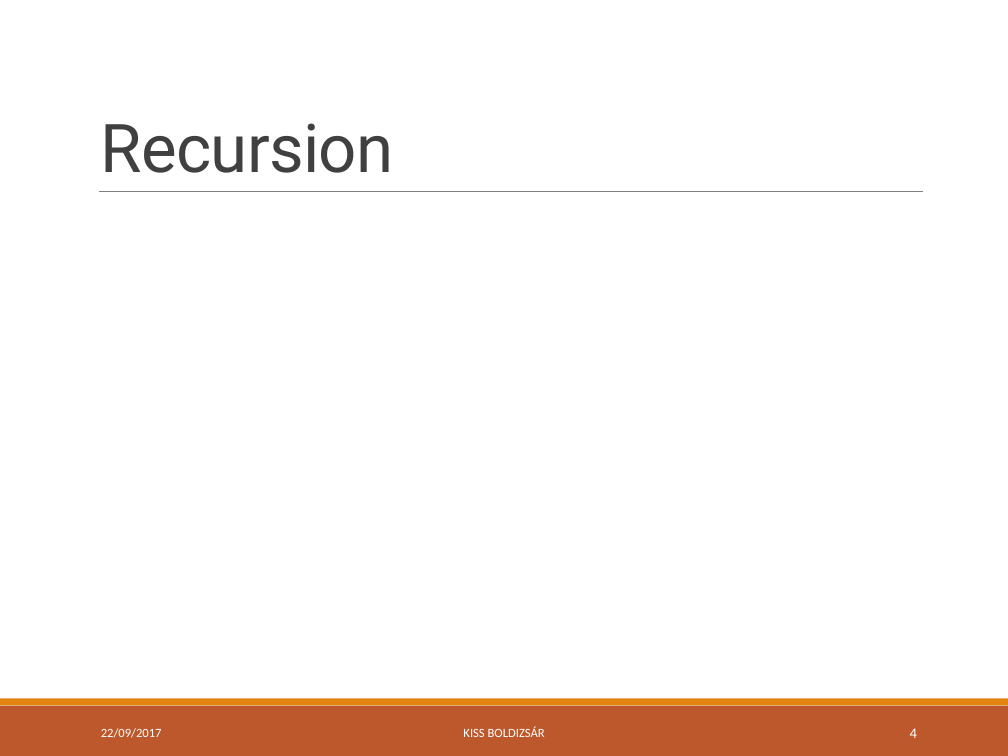
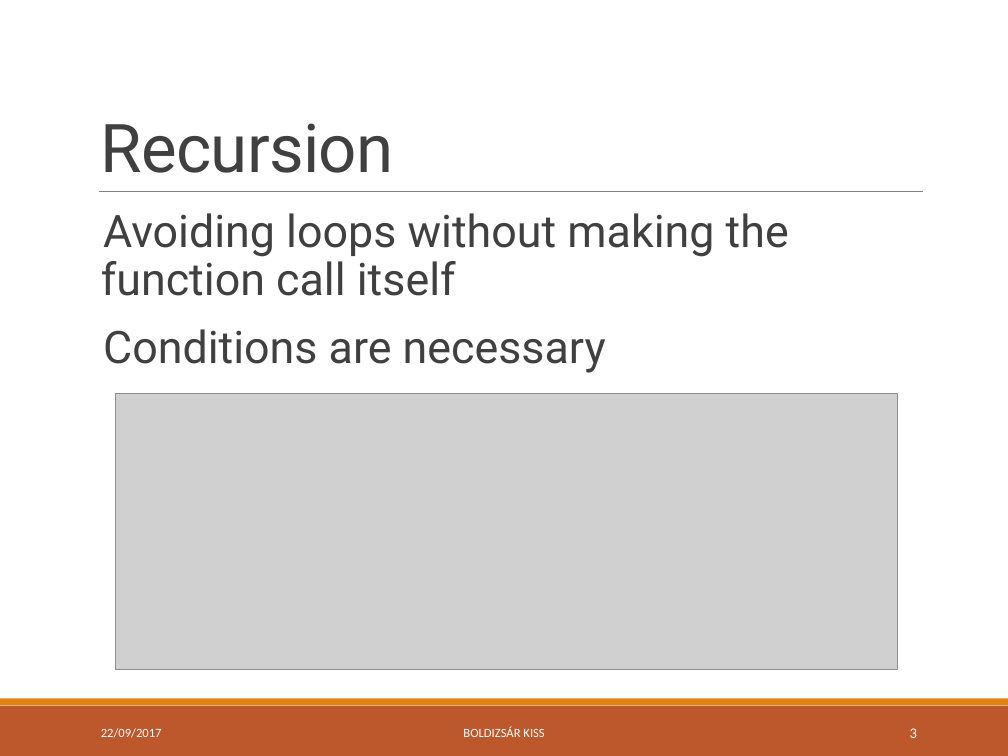
Before and after one commit to green-fox-academy/bpo106, a slide deck: slide 3 of week03/day05/demo/ppt-w03.pptx (slide 4 before the commit). Drawn at 1008x756 pixels with LibreOffice and Linux fonts; fonts in the diff are those of the drawing; grey boxes stand for pictures. Boxes give left, top, right and bottom in pixels: in the first picture for what was removed or moved away, otherwise in the second. Text is boxed around its words. In the diff, an @@ line names an element or a change of style, - is before the commit and + after.

```diff
--- a/week03/day05/demo/ppt-w03.pptx
+++ b/week03/day05/demo/ppt-w03.pptx
@@ text added at box(101, 213, 789, 373), 32 pt, text #404040 @@
+  Avoiding loops without making the function call itself
+  Conditions are necessary
@@ picture added at box(115, 394, 897, 669) @@
@@ text at box(463, 726, 544, 737): text changed @@
-KISS BOLDIZSÁR
+BOLDIZSÁR KISS
@@ page number at box(910, 728, 917, 738): text changed @@
-4
+3
```
Also in this commit, not shown: 5 other slides changed, 3 slides added.
